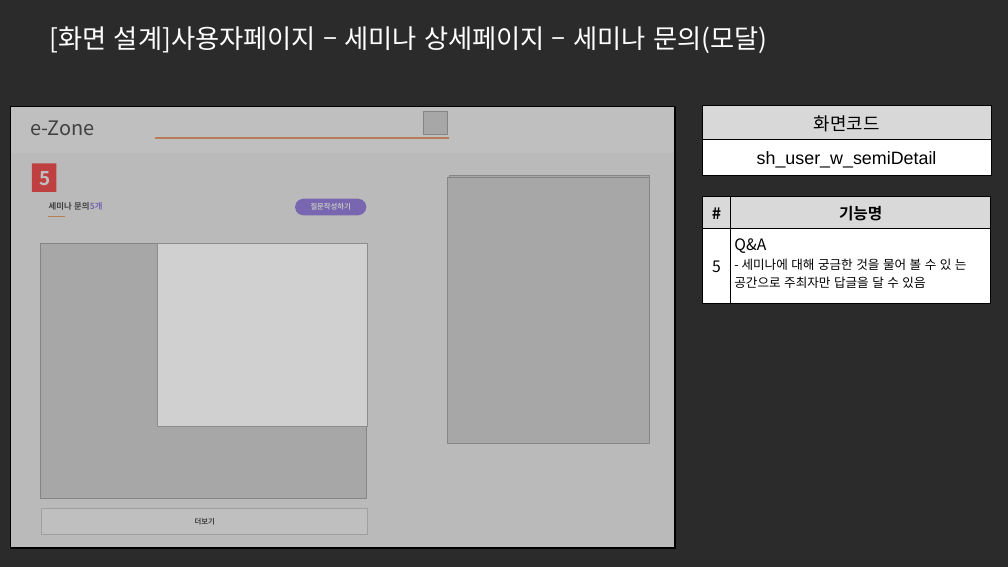
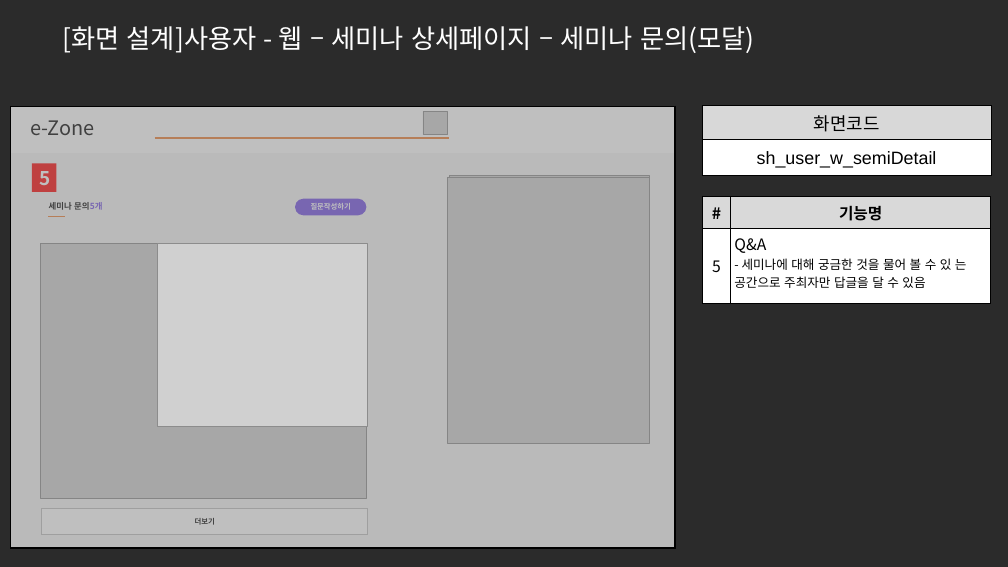
Before and after one commit to ezenteam2/e-Zone, a slide deck: slide 5 of 0 발표용 파워포인트/project05 - 파워포인트 종합 - 서희.pptx. Drawn at 1008x567 pixels with LibreOffice and Linux fonts; fonts in the diff are those of the drawing; grey boxes stand for pictures; background and template pictures are left out; a plain dark background stands for a picture behind light text. Boxes give left, top, right and bottom in pixels: in the first picture for what was removed or moved away, otherwise in the second. Text is boxed around its words. In the diff, an @@ line names an element or a change of style, - is before the commit and + after.

```diff
--- a/0 발표용 파워포인트/project05 - 파워포인트 종합 - 서희.pptx
+++ b/0 발표용 파워포인트/project05 - 파워포인트 종합 - 서희.pptx
@@ text at <box>63,26,754,53</box>: text changed @@
-[화면 설계]사용자페이지 – 세미나 상세페이지 – 세미나 문의(모달)
+[화면 설계]사용자 - 웹 – 세미나 상세페이지 – 세미나 문의(모달)
```
Also in this commit, not shown: 28 other slides changed.
